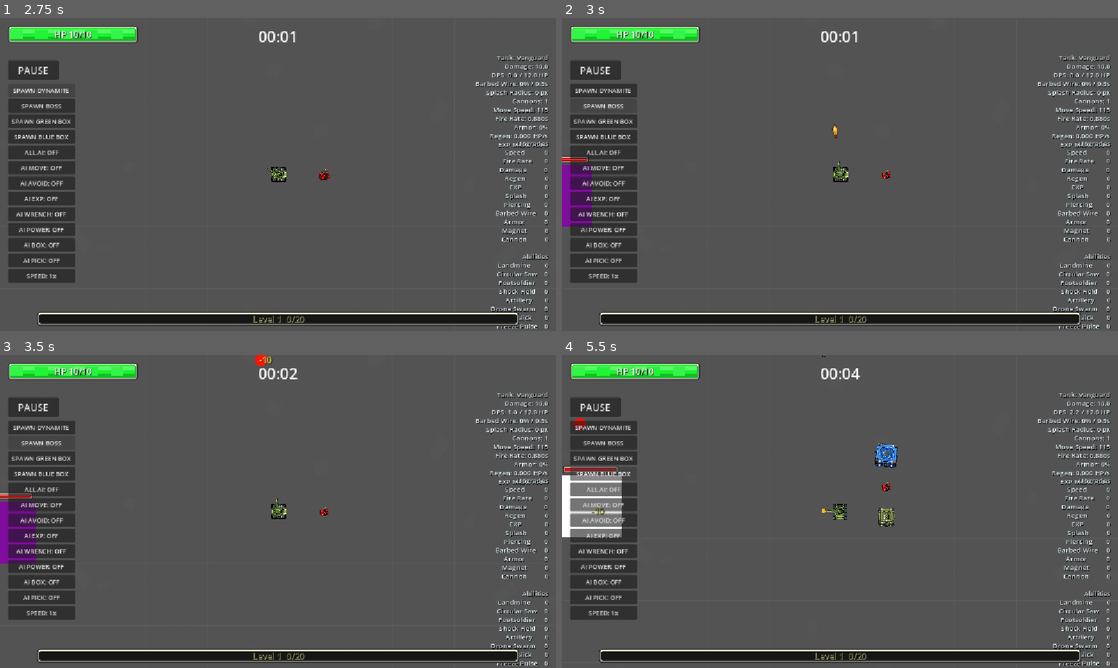
Above: before the commit, frames 1-4 (two rows, left to right).
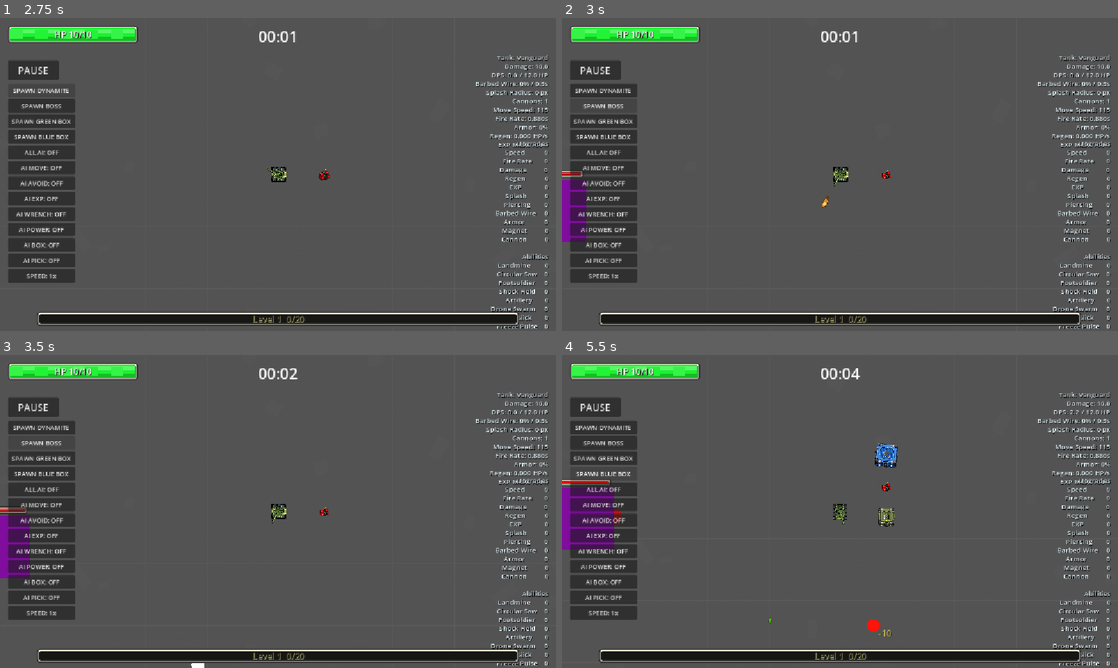
Above: after the commit, the same moments.

Repository: satoshimatos/autonomous-survivor
Game: Godot game, scene res://scenes/core/main_menu.tscn
The game is run twice, just before and just after one commit, with the same random seed, the same clock (stepped at 60 frames per second) and the same inputs.
Inputs:
- Up to frame 1 (2.75 s): click "Play" at 0.5 s; hold D (move_right) 1.28-2 s; click "SPAWN DYNAMITE" at 2 s
- Up to frame 2 (3 s): click "SPAWN BOSS" at 2.75 s
- Up to frame 3 (3.5 s): no input
- Up to frame 4 (5.5 s): click "SPAWN GREEN BOX" at 3.5 s; click "SPAWN BLUE BOX" at 4.25 s; hold S (move_down) from 5.03 s (still down)

Frame 1 is identical in both runs. In frame 2, 0.8% of the frame differs, in the area x 0-52%, y 33-72%; in frame 3, 1.0%; in frame 4, 2.9%, in the area x 0-60%, y 0-90%.

Commit message:
Add weighted ability synergies

Diff:
--- a/scenes/ui/ability_menu.tscn
+++ b/scenes/ui/ability_menu.tscn
@@ -67,31 +67,31 @@
 [node name="LandmineButton" type="Button" parent="CanvasLayer/ColorRect/MarginContainer/VBoxContainer"]
 custom_minimum_size = Vector2(0, 64)
 layout_mode = 2
-theme_override_font_sizes/font_size = 24
+theme_override_font_sizes/font_size = 18
 text = "+1 PLACE LANDMINE"
 
 [node name="CircularSawButton" type="Button" parent="CanvasLayer/ColorRect/MarginContainer/VBoxContainer"]
 custom_minimum_size = Vector2(0, 64)
 layout_mode = 2
-theme_override_font_sizes/font_size = 24
+theme_override_font_sizes/font_size = 18
 text = "+1 CIRCULAR SAW"
 
 [node name="FootsoldierButton" type="Button" parent="CanvasLayer/ColorRect/MarginContainer/VBoxContainer"]
 custom_minimum_size = Vector2(0, 64)
 layout_mode = 2
-theme_override_font_sizes/font_size = 24
+theme_override_font_sizes/font_size = 18
 text = "+ FOOTSOLDIER"
 
 [node name="ShockFieldButton" type="Button" parent="CanvasLayer/ColorRect/MarginContainer/VBoxContainer"]
 custom_minimum_size = Vector2(0, 64)
 layout_mode = 2
-theme_override_font_sizes/font_size = 24
+theme_override_font_sizes/font_size = 18
 text = "+ SHOCK FIELD"
 
 [node name="ArtilleryButton" type="Button" parent="CanvasLayer/ColorRect/MarginContainer/VBoxContainer"]
 custom_minimum_size = Vector2(0, 64)
 layout_mode = 2
-theme_override_font_sizes/font_size = 24
+theme_override_font_sizes/font_size = 18
 text = "+ ARTILLERY"
 
 [connection signal="pressed" from="CanvasLayer/ColorRect/MarginContainer/VBoxContainer/LandmineButton" to="." method="_on_landmine_button_pressed"]
--- a/scripts/ui/ability_menu.gd
+++ b/scripts/ui/ability_menu.gd
@@ -10,14 +10,14 @@
 var displayed_abilities: Array[Dictionary] = []
 
 var ability_catalog: Array[Dictionary] = [
-	{"label": "+1 PLACE LANDMINE", "method": "upgrade_landmine"},
-	{"label": "+1 CIRCULAR SAW", "method": "upgrade_circular_saw"},
-	{"label": "+ FOOTSOLDIER", "method": "upgrade_footsoldier"},
-	{"label": "+ SHOCK FIELD", "method": "upgrade_shock_field"},
-	{"label": "+ ARTILLERY", "method": "upgrade_artillery"},
-	{"label": "+ DRONE SWARM", "method": "upgrade_drone_swarm"},
-	{"label": "+ OIL SLICK", "method": "upgrade_oil_slick"},
-	{"label": "+ FREEZE PULSE", "method": "upgrade_freeze_pulse"},
+	{"label": "+1 PLACE LANDMINE", "method": "upgrade_landmine", "level_property": "landmine_level", "rarity": "Common", "base_weight": 18.0, "tags": ["device", "area"], "synergy_upgrades": ["damage", "splash"], "synergy_abilities": ["oil_slick_level", "artillery_level"]},
+	{"label": "+1 CIRCULAR SAW", "method": "upgrade_circular_saw", "level_property": "circular_saw_level", "rarity": "Common", "base_weight": 17.0, "tags": ["orbit", "contact"], "synergy_upgrades": ["damage", "armor", "speed"], "synergy_abilities": ["shock_field_level", "freeze_pulse_level"]},
+	{"label": "+ FOOTSOLDIER", "method": "upgrade_footsoldier", "level_property": "footsoldier_level", "rarity": "Uncommon", "base_weight": 13.0, "tags": ["pet", "projectile"], "synergy_upgrades": ["damage", "fire_rate", "piercing"], "synergy_abilities": ["drone_swarm_level"]},
+	{"label": "+ SHOCK FIELD", "method": "upgrade_shock_field", "level_property": "shock_field_level", "rarity": "Uncommon", "base_weight": 12.0, "tags": ["aura", "crowd-control"], "synergy_upgrades": ["armor", "barbed_wire", "damage"], "synergy_abilities": ["circular_saw_level", "freeze_pulse_level"]},
+	{"label": "+ ARTILLERY", "method": "upgrade_artillery", "level_property": "artillery_level", "rarity": "Rare", "base_weight": 8.0, "late_level": 12, "late_weight_multiplier": 1.65, "tags": ["area", "burst"], "synergy_upgrades": ["damage", "splash", "magnet"], "synergy_abilities": ["landmine_level", "oil_slick_level"]},
+	{"label": "+ DRONE SWARM", "method": "upgrade_drone_swarm", "level_property": "drone_swarm_level", "rarity": "Uncommon", "base_weight": 12.0, "tags": ["pet", "projectile"], "synergy_upgrades": ["damage", "fire_rate", "cannon"], "synergy_abilities": ["footsoldier_level"]},
+	{"label": "+ OIL SLICK", "method": "upgrade_oil_slick", "level_property": "oil_slick_level", "rarity": "Common", "base_weight": 15.0, "tags": ["device", "crowd-control"], "synergy_upgrades": ["speed", "armor"], "synergy_abilities": ["landmine_level", "artillery_level"]},
+	{"label": "+ FREEZE PULSE", "method": "upgrade_freeze_pulse", "level_property": "freeze_pulse_level", "rarity": "Rare", "base_weight": 7.0, "late_level": 10, "late_weight_multiplier": 1.8, "tags": ["burst", "crowd-control"], "synergy_upgrades": ["armor", "barbed_wire", "damage"], "synergy_abilities": ["shock_field_level", "circular_saw_level"]},
 ]
 
 @onready var ability_buttons: Array[Button] = [
@@ -34,18 +34,128 @@
 
 
 func roll_ability_options() -> void:
-	var options := ability_catalog.duplicate()
-	options.shuffle()
-	displayed_abilities = options.slice(0, OPTION_COUNT)
+	displayed_abilities = roll_weighted_ability_options()
 
 	for i in range(ability_buttons.size()):
 		var button := ability_buttons[i]
 		if i < displayed_abilities.size():
 			button.visible = true
-			button.text = String(displayed_abilities[i].label)
+			button.text = get_ability_button_label(displayed_abilities[i])
 			button.disabled = false
 		else:
 			button.visible = false
+
+
+func roll_weighted_ability_options() -> Array[Dictionary]:
+	var available_options := ability_catalog.duplicate(true)
+	var rolled_options: Array[Dictionary] = []
+	for i in range(mini(OPTION_COUNT, available_options.size())):
+		var picked_index := pick_weighted_ability_index(available_options)
+		rolled_options.append(available_options[picked_index])
+		available_options.remove_at(picked_index)
+	return rolled_options
+
+
+func pick_weighted_ability_index(options: Array[Dictionary]) -> int:
+	var total_weight: float = 0.0
+	var weights: Array[float] = []
+	for ability in options:
+		var weight := get_ability_roll_weight(ability)
+		weights.append(weight)
+		total_weight += weight
+
+	if total_weight <= 0.0:
+		return randi_range(0, options.size() - 1)
+
+	var roll := randf() * total_weight
+	for i in range(options.size()):
+		roll -= weights[i]
+		if roll <= 0.0:
+			return i
+
+	return options.size() - 1
+
+
+func get_ability_roll_weight(ability: Dictionary) -> float:
+	var weight := float(ability.get("base_weight", 1.0))
+	var ability_level := get_player_property_as_int(String(ability.get("level_property", "")))
+	if ability_level <= 0:
+		weight *= 1.18
+	else:
+		weight *= 1.0 + min(float(ability_level) * 0.08, 0.45)
+
+	var late_level := int(ability.get("late_level", 999))
+	if player != null and player.level >= late_level:
+		weight *= float(ability.get("late_weight_multiplier", 1.0))
+
+	weight *= get_upgrade_synergy_multiplier(ability.get("synergy_upgrades", []) as Array)
+	weight *= get_ability_synergy_multiplier(ability.get("synergy_abilities", []) as Array)
+	return max(weight, 0.01)
+
+
+func get_upgrade_synergy_multiplier(upgrade_ids: Array) -> float:
+	var multiplier := 1.0
+	for upgrade_id in upgrade_ids:
+		var level := get_upgrade_level(String(upgrade_id))
+		if level > 0:
+			multiplier += min(0.18 + float(level) * 0.025, 0.38)
+	return multiplier
+
+
+func get_ability_synergy_multiplier(ability_properties: Array) -> float:
+	var multiplier := 1.0
+	for ability_property in ability_properties:
+		var level := get_player_property_as_int(String(ability_property))
+		if level > 0:
+			multiplier += min(0.25 + float(level) * 0.04, 0.55)
+	return multiplier
+
+
+func get_upgrade_level(upgrade_id: String) -> int:
+	if player == null:
+		return 0
+	match upgrade_id:
+		"speed":
+			return player.speed_level
+		"fire_rate":
+			return player.fire_rate_level
+		"damage":
+			return player.damage_level
+		"regeneration":
+			return player.regeneration_level
+		"exp":
+			return player.exp_bonus_level
+		"splash":
+			return player.splash_level
+		"piercing":
+			return player.piercing_level
+		"barbed_wire":
+			return player.barbed_wire_level
+		"armor":
+			return player.armor_level
+		"magnet":
+			return player.magnet_level
+		"cannon":
+			return player.cannon_level
+	return 0
+
+
+func get_player_property_as_int(property_name: String) -> int:
+	if player == null or property_name == "":
+		return 0
+	return int(player.get(property_name))
+
+
+func get_ability_button_label(ability: Dictionary) -> String:
+	var tags: Array = ability.get("tags", []) as Array
+	var tag_text := ""
+	if not tags.is_empty():
+		tag_text = "  %s" % String(tags[0]).to_upper()
+	return "%s  [%s]%s" % [
+		String(ability.label),
+		String(ability.rarity).to_upper(),
+		tag_text
+	]
 
 
 func apply_ability(slot_index: int) -> void:
Not shown, added: scripts/_scene_check.gd.uid
Not shown, added: scripts/abilities/artillery_beacon.gd.uid
Not shown, added: scripts/abilities/drone_swarm.gd.uid
Not shown, added: scripts/abilities/freeze_pulse.gd.uid
Not shown, added: scripts/abilities/oil_slick.gd.uid
Not shown, added: scripts/abilities/oil_slick_dispenser.gd.uid
Not shown, added: scripts/abilities/shock_field.gd.uid
Not shown, added: scripts/core/run_config.gd.uid
Not shown, changed: BACKLOG.md
Not shown, changed: README.md
